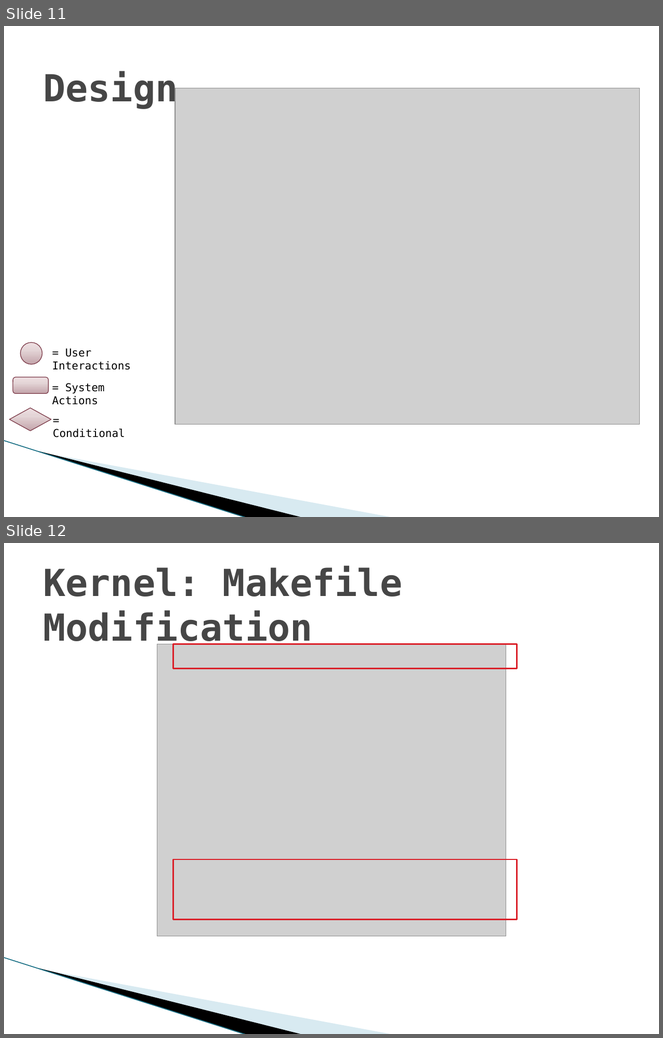
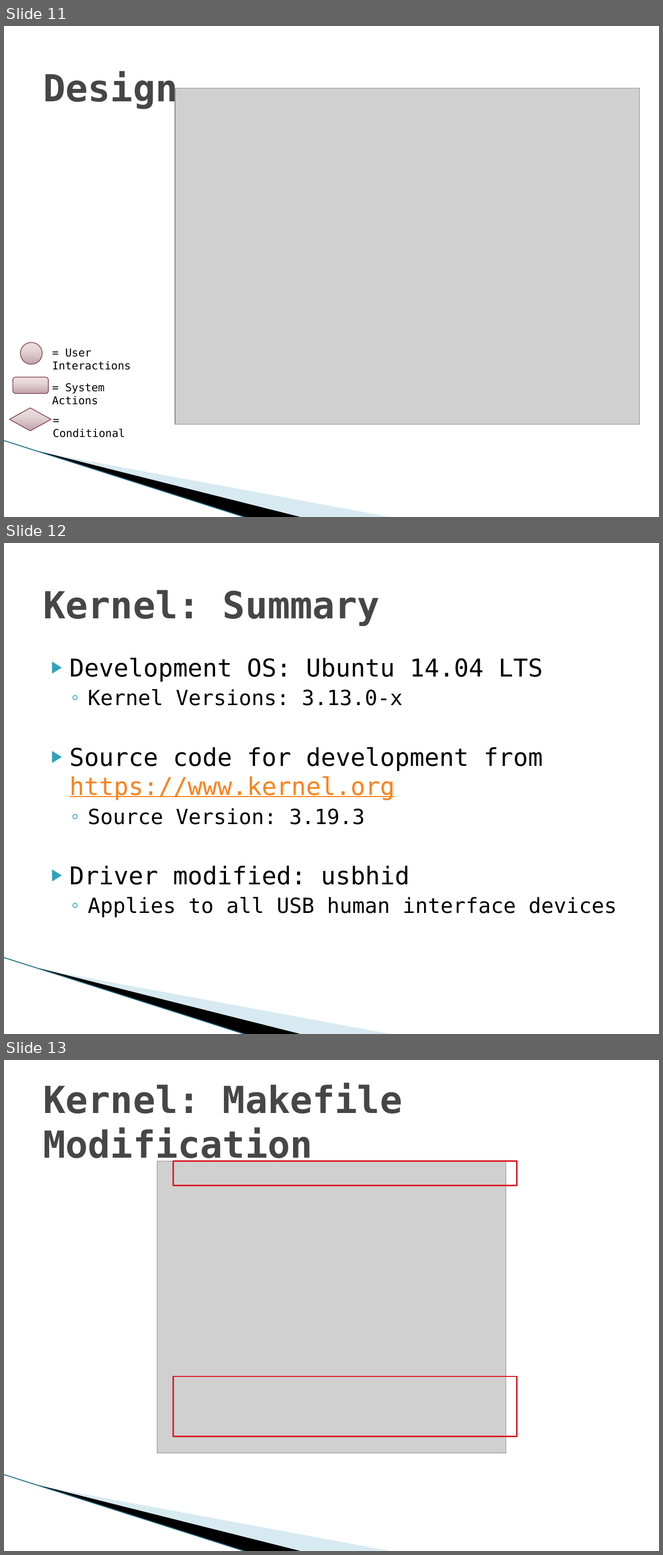
Before and after one commit to vfasburg/cse_825, a slide deck: Project/Final_Project_Presentation_Fasburg_Reiff_Thomas.pptx. Shown one above the other, each under a label of ours: slides 11 and 12 before the commit, slides 11, 12 and 13 after it. The pictures are 663x1038 and 663x1555 pixels, drawn with LibreOffice and Linux fonts; fonts in the diff are those of the drawing; grey boxes stand for pictures; background and template pictures are left out. Boxes give left, top, right and bottom in pixels: in the first picture for what was removed or moved away, otherwise in the second. Text is boxed around its words. In the diff, an @@ line names an element or a change of style, - is before the commit and + after.

```diff
--- a/Project/Final_Project_Presentation_Fasburg_Reiff_Thomas.pptx
+++ b/Project/Final_Project_Presentation_Fasburg_Reiff_Thomas.pptx
@@ slide 12 added at (4, 543, 659, 1034), background #FFFFFF; not listed: 3 template elements that a slide beside it also shows @@
@@ title added at (43, 590, 380, 626), 41 pt, text #464646, bold @@
+Kernel: Summary
@@ text added at (70, 657, 617, 918), 27 pt, text #000000 @@
+▶ Development OS: Ubuntu 14.04 LTS
+  ◦ Kernel Versions: 3.13.0-x
+▶ Source code for development from https://www.kernel.org
+  ◦ Source Version: 3.19.3
+▶ Driver modified: usbhid
+  ◦ Applies to all USB human interface devices
@@ what was slide 12 is now slide 13 @@
```
Also in this commit, not shown: 6 slides changed, 1 other slide added.
